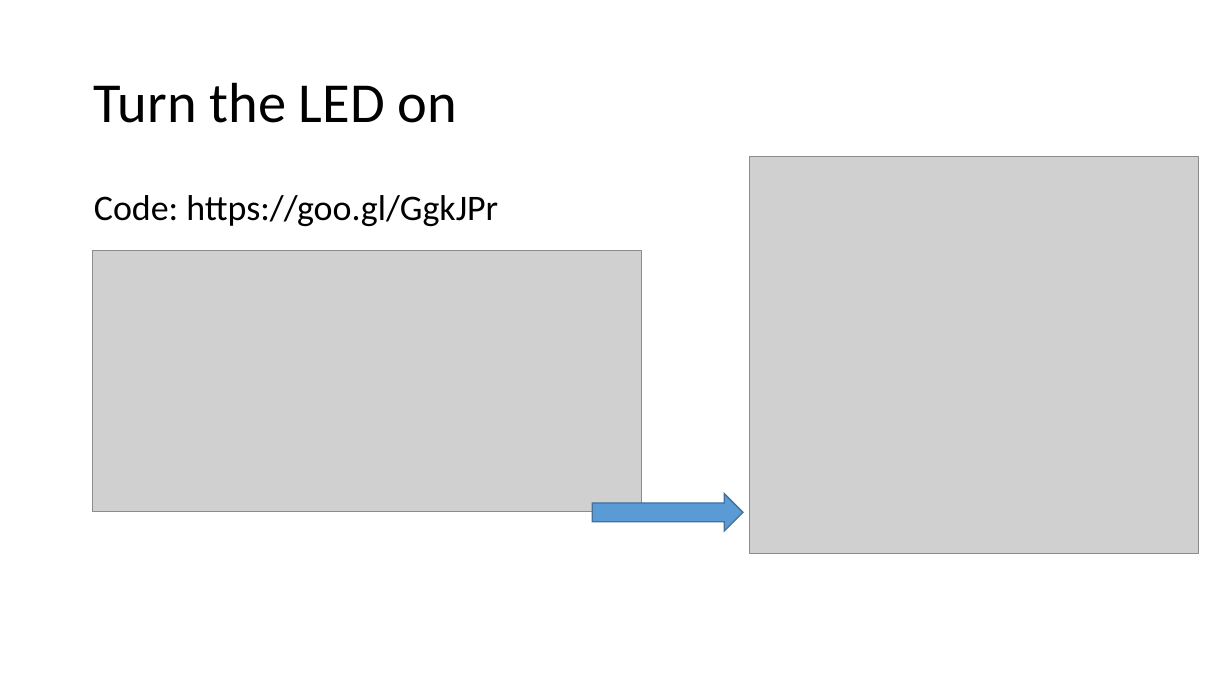
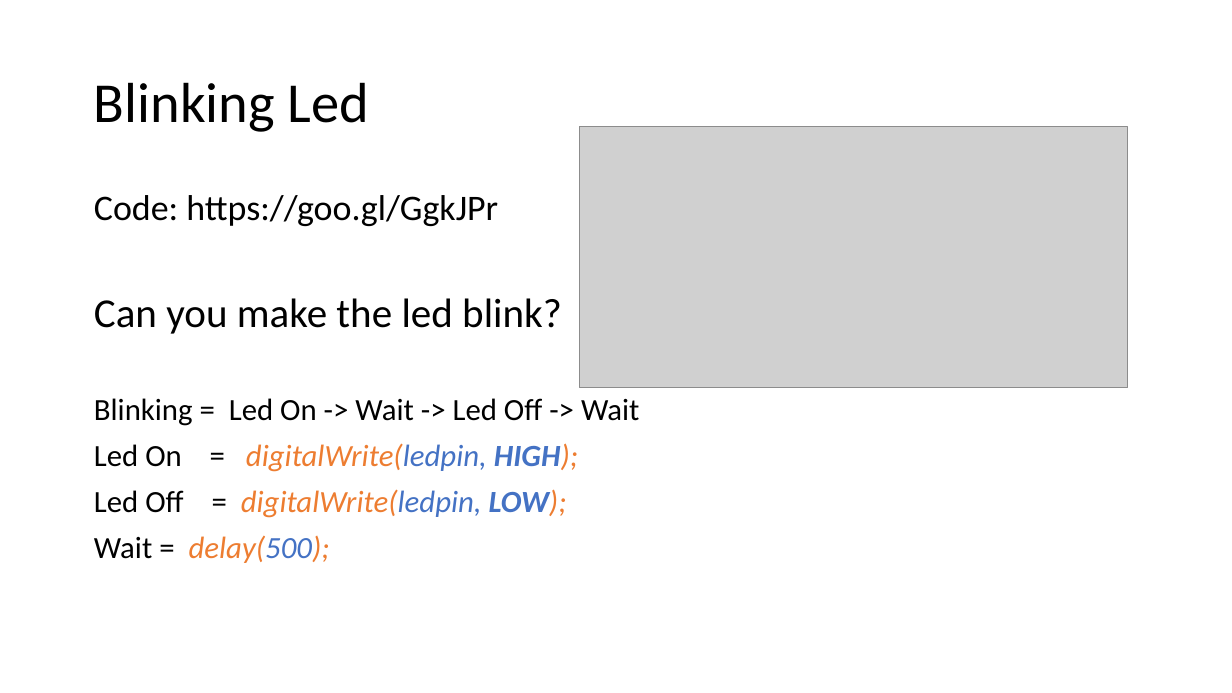
Before and after one commit to geobarteam/codingdojo, a slide deck: slide 3 of Arduino/CodingDojo.odp. Drawn at 1232x693 pixels with LibreOffice and Linux fonts; fonts in the diff are those of the drawing; grey boxes stand for pictures. Boxes give left, top, right and bottom in pixels: in the first picture for what was removed or moved away, otherwise in the second. Text is boxed around its words. In the diff, an @@ line names an element or a change of style, - is before the commit and + after.

```diff
--- a/Arduino/CodingDojo.odp
+++ b/Arduino/CodingDojo.odp
@@ title at (94, 82, 369, 132): text changed @@
-Turn the LED on
+Blinking Led
@@ picture: place and size @@
-picture at (750, 157, 1199, 554)
+picture at (579, 127, 1128, 387)
@@ picture removed at (92, 250, 641, 511) @@
@@ text at (94, 298, 639, 563): paragraphs added @@
+Can you make the led blink?
+Blinking = Led On -> Wait -> Led Off -> Wait
+Led On = digitalWrite(ledpin, HIGH);
+Led Off = digitalWrite(ledpin, LOW);
+Wait = delay(500);
@@ freeform shape removed at (592, 494, 743, 531) @@
```
Also in this commit, not shown: 3 other slides changed, 4 other files.
